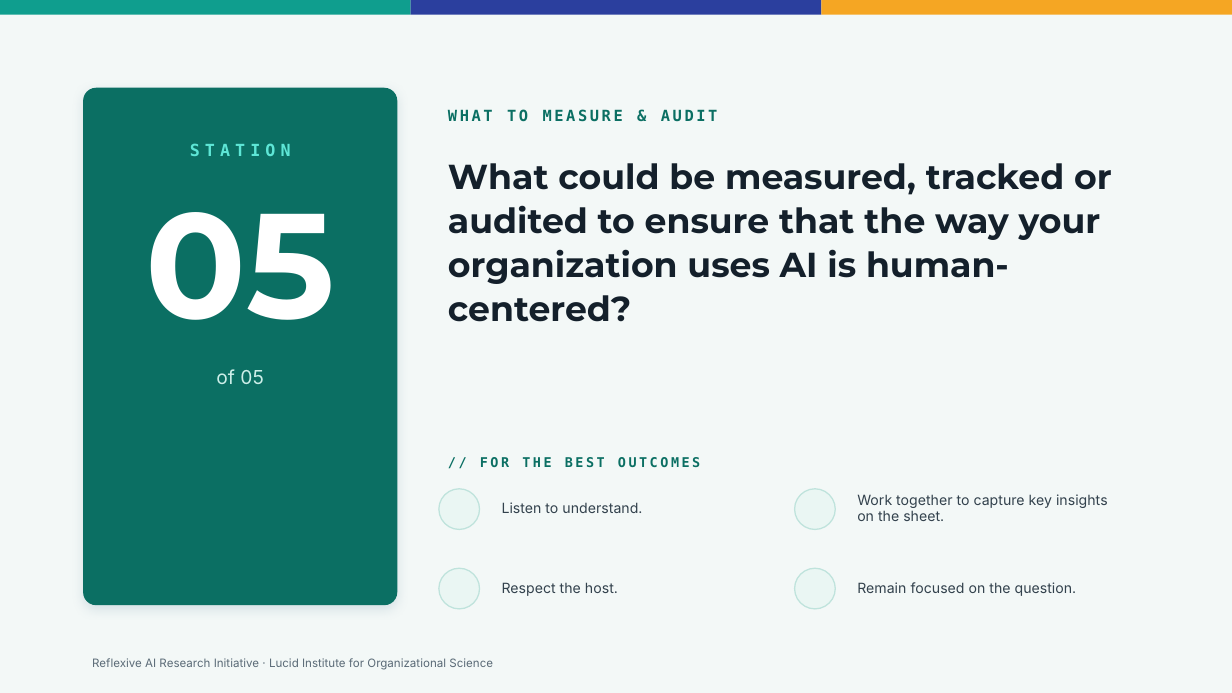
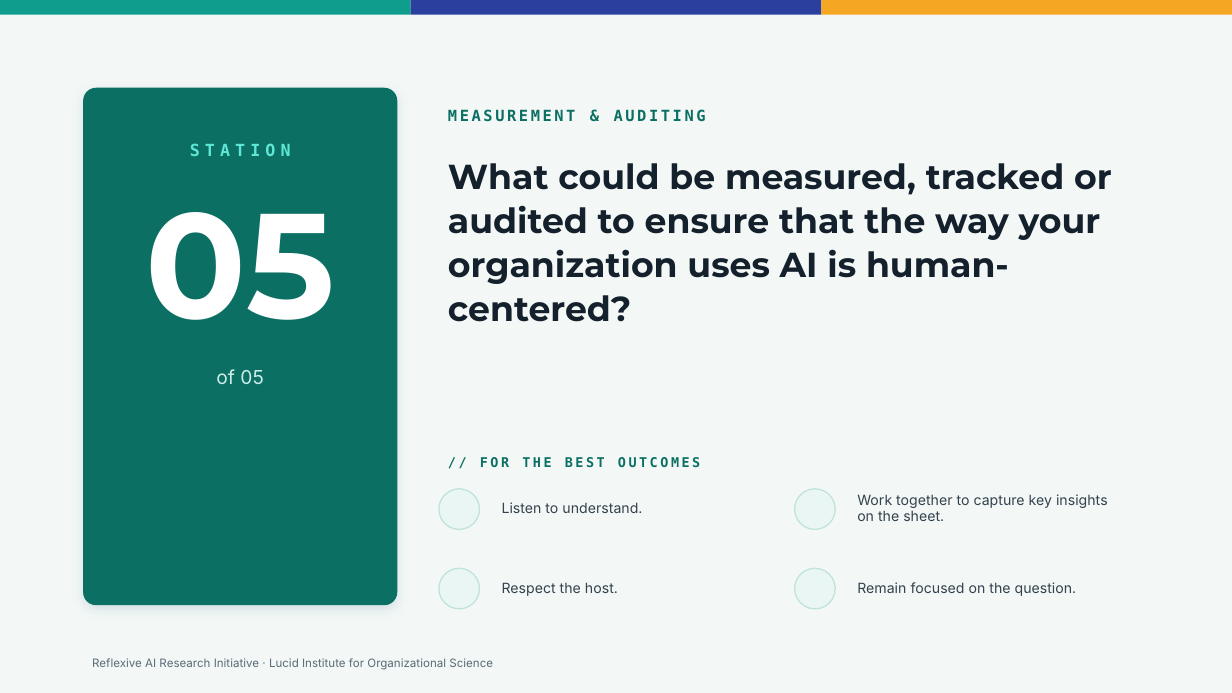
Before and after one commit to LucidInstitute/Reflexive-AI-Initiative, a slide deck: slide 6 of World Cafe Facilitation Guide/Source/Station Topics.pptx. Drawn at 1232x693 pixels with LibreOffice and Linux fonts; fonts in the diff are those of the drawing; background and template pictures are left out. Boxes give left, top, right and bottom in pixels: in the first picture for what was removed or moved away, otherwise in the second. Text is boxed around its words. In the diff, an @@ line names an element or a change of style, - is before the commit and + after.

```diff
--- a/World Cafe Facilitation Guide/Source/Station Topics.pptx
+++ b/World Cafe Facilitation Guide/Source/Station Topics.pptx
@@ text at (448, 109, 706, 122): text changed @@
-WHAT TO MEASURE & AUDIT
+MEASUREMENT & AUDITING
```
Also in this commit, not shown: 4 other slides changed, 2 other files.
